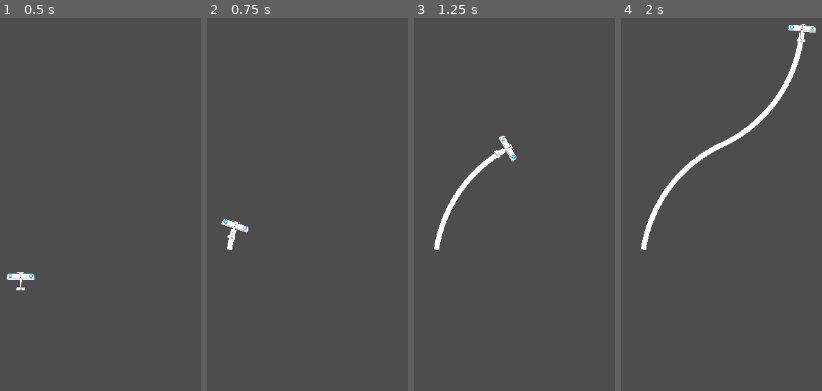
Above: before the commit, frames 1-4 (left to right).
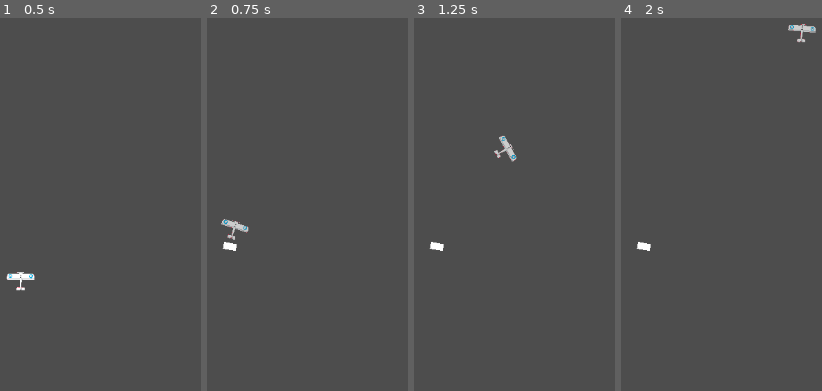
Above: after the commit, the same moments.

Repository: Levartar/2025-Brackeys-Game-Jam
Game: Godot game, scene res://scenes/game.tscn
The game is run twice, just before and just after one commit, with the same random seed, the same clock (stepped at 60 frames per second) and the same inputs.
Inputs:
- Up to frame 1 (0.5 s): no input
- Up to frame 2 (0.75 s): hold D (right) from 0.53 s (still down); tap Space (deploy) at 0.6 s
- Up to frame 3 (1.25 s): keep holding D (right)
- Up to frame 4 (2 s): release D (right) at 1.28 s; hold A (left) from 1.28 s (still down); tap Space (deploy) at 1.35 s

Frame 1 is identical in both runs. In frame 2, 0.4% of the frame differs, in the area x 6-21%, y 53-63%; in frame 3, 1.2%; in frame 4, 2.4%, in the area x 7-98%, y 1-63%.

Commit message:
updated trails

Diff:
--- a/scenes/game.tscn
+++ b/scenes/game.tscn
@@ -9,3 +9,4 @@
 
 [node name="Plane" parent="." instance=ExtResource("1_uwrxv")]
 position = Vector2(297.99997, 274)
+cooldown = 1.5
--- a/scenes/trail.tscn
+++ b/scenes/trail.tscn
@@ -4,4 +4,5 @@
 
 [node name="Trail" type="Line2D"]
 points = PackedVector2Array(0, 0, 0, 5)
+width = 25.0
 script = ExtResource("1_rsj4o")
--- a/scripts/plane.gd
+++ b/scripts/plane.gd
@@ -2,48 +2,47 @@
 
 @export var speed = 400
 @export var rotation_speed = 1.5
-@export var cool_down = 2.0
+@export var cooldown = 1.5
 
 var rotation_direction = 0
 var deploying: bool = false
 var last_deployment_state: bool = false
 var trail: Line2D
-var trail_scene: PackedScene = preload("res://scenes/Trail.tscn")
+var trail_scene: PackedScene = preload("res://scenes/trail.tscn")
 var latest_trail: Node
 
 var cooling_down: bool = false
 var current_cool_down: float = 0.0
+var deployed_after_cooldown: bool = false
 
 func _ready() -> void:
-  current_cool_down = cool_down
-
-func get_input():
-  rotation_direction = Input.get_axis("left", "right")
-  velocity = transform.y * -1 * speed
-  deploying = Input.is_action_just_pressed("deploy")
+  current_cool_down = cooldown
 
 func _process(delta: float) -> void:
   if cooling_down:
     current_cool_down -= delta
     if current_cool_down <= 0:
       cooling_down = false
-      current_cool_down = cool_down
+      current_cool_down = cooldown
+      $Sprite2D.modulate = Color(1, 1, 1, 1)
+      deployed_after_cooldown = false
   else:
-    if deploying:
+    if Input.is_action_just_pressed("deploy"):
       latest_trail = trail_scene.instantiate()
       get_parent().add_child(latest_trail)
-
-    # if deploying != last_deployment_state:
-    #   latest_trail = trail_scene.instantiate()
-    #   get_parent().add_child(latest_trail)
-    #   # if deploying: latest_trail.clear_points()
-    #   last_deployment_state = deploying
-
+      deployed_after_cooldown = true
+    elif Input.is_action_just_released("deploy"):
+      if deployed_after_cooldown:
+        if latest_trail: latest_trail.deactivate()
+        activate_cooldown()
+      deployed_after_cooldown = false
 
 func _physics_process(delta):
-  get_input()
+  rotation_direction = Input.get_axis("left", "right")
+  velocity = transform.y * -1 * speed
   rotation += rotation_direction * rotation_speed * delta
   move_and_slide()
 
 func activate_cooldown() -> void:
   cooling_down = true
+  $Sprite2D.modulate = Color(0.8, 0.8, 0.8, 1.0) # mid-grey
--- a/scripts/trail.gd
+++ b/scripts/trail.gd
@@ -1,22 +1,25 @@
 extends Line2D
 
-@export var max_points = 50
+@export var max_points = 100
 @export var min_distance = 5
 
 var plane: CharacterBody2D
-var is_current: bool = true
+var is_active: bool = true
 
 func _ready() -> void:
   clear_points()
   plane = get_parent().get_node("Plane")
 
 func _process(_delta):
-  if plane == null: print("Trail could not find Plane instance!"); return
-  if is_current:
+  if is_active:
+    if plane == null: print("Trail could not find Plane instance!"); return
     var pos = plane.global_position
     if (points.is_empty() or pos.distance_to(points[-1]) > min_distance):
       add_point(pos)
 
     if points.size() > max_points:
-      is_current = false
+      deactivate()
       plane.activate_cooldown()
+
+func deactivate() -> void:
+  is_active = false
